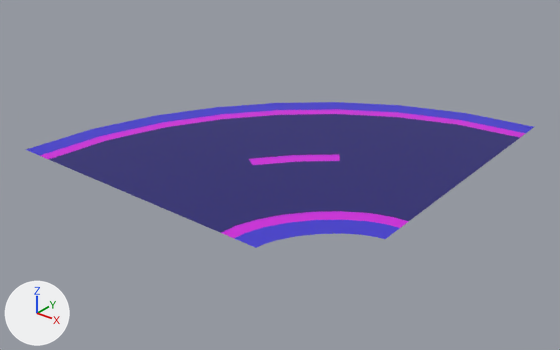
One commit to the FBX model Assets/Art/Models/Environment/SM_Road_Corner.fbx: the scene before it, then after it.
Before and after are seen from a 50 mm camera at (-30.07, 3.76, 4.19) aimed at (-36.06, 11.25, -0.46). Every picture has the same lights, and +X, +Y and +Z are marked at lower left. Where no turn or scale is listed for an object, it has been applied to the vertices.

Script lines for the objects in view, before the commit:
```python
me_plane_006 = bpy.data.meshes.new('Plane.006')
me_plane_006.from_pydata(...)  # 72 vertices, 56 faces; spans x -3.16..1.79, y -1.81..3.17, z 0.0
# faces by material slot: [22, 16, 18]
me_plane_006.materials.append(mat_building_2)  # dark blue #231e72
me_plane_006.materials.append(mat_building_3)  # blue #4037d0
me_plane_006.materials.append(mat_glow_pink)  # pink #cf17dc
ob_plane_018 = bpy.data.objects.new('Plane.018', me_plane_006)
ob_plane_018.location = (-35.423, 10.81, -0.001)
```
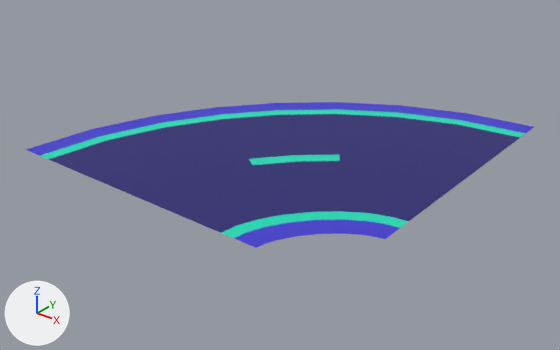
The newer file is also rescaled (x0.75), turned or shifted as a whole; pictures and numbers use the older file's frame.

Changed parts and their boxes [x1, y1, x2, y2] in the pictures (560 x 350 px):
part 1 of me_plane_006, recoloured (pink to cyan)
    both: [40, 109, 526, 238]

Edits to the bpy script that builds the scene:
```text
Add mat_glow:
    mat_glow = principled_material('Glow')
    mat_glow.base_color = (0.00229, 0.716, 0.471)  # cyan #08dcb7
Change me_plane_006:
    where me_plane_006.from_pydata(...)  # 72 vertices, 56 faces; spans x -3.16..1.79, y -1.81..3.17, z 0.0
    used by ob_plane_018; location = (-35.423, 10.81, -0.001)
    me_plane_006 part 1: all 18 faces that had it switch from mat_glow_pink (pink #cf17dc) to mat_glow (cyan #08dcb7)
```
